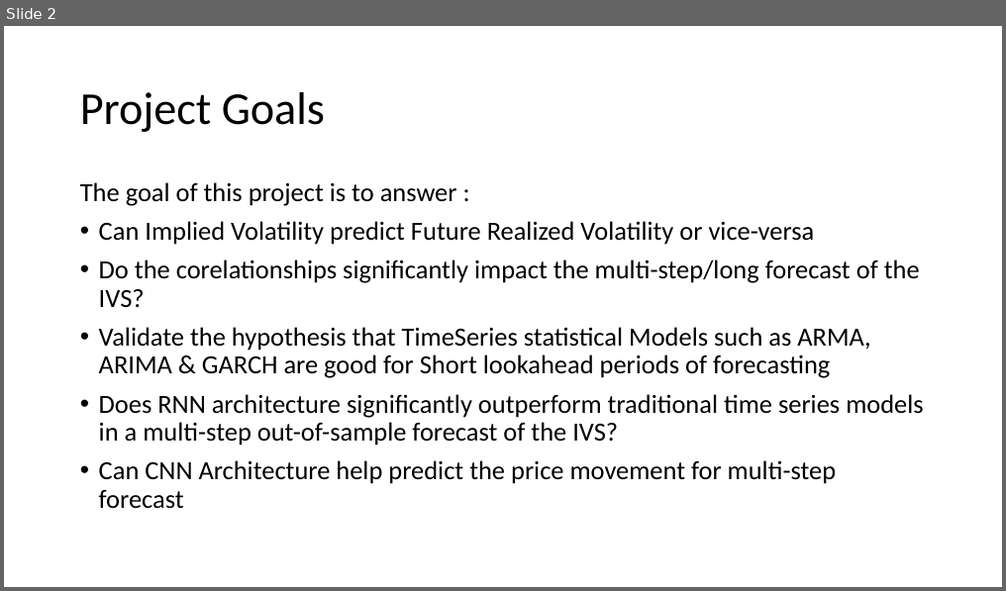
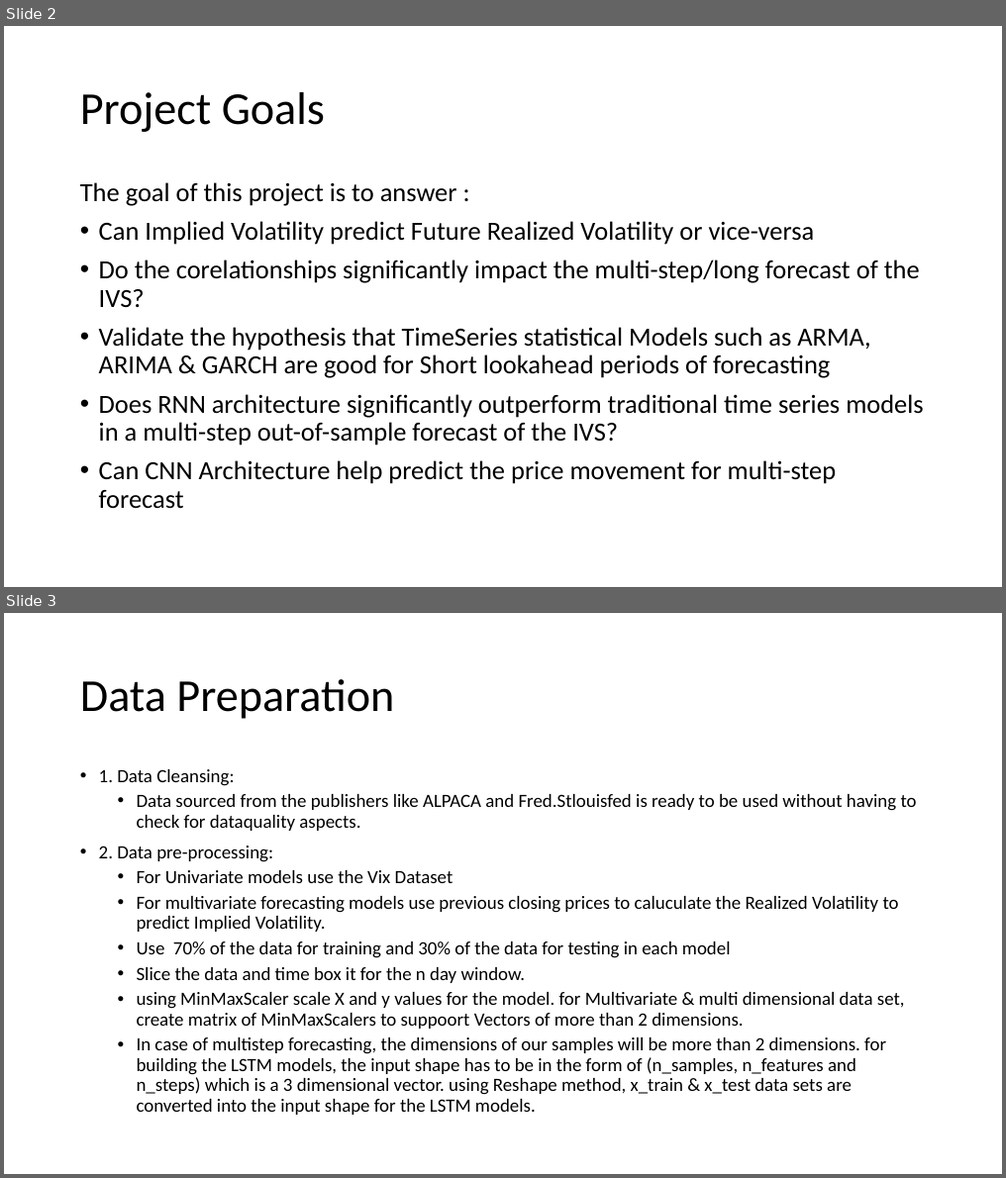
Before and after one commit to oluaju/vol_machine, a slide deck: presentation/project2_draft1.pptx. Shown one above the other, each under a label of ours: slide 2 before the commit, slides 2 and 3 after it. The pictures are 1006x591 and 1006x1178 pixels, drawn with LibreOffice and Linux fonts; fonts in the diff are those of the drawing. Boxes give left, top, right and bottom in pixels: in the first picture for what was removed or moved away, otherwise in the second. Text is boxed around its words. In the diff, an @@ line names an element or a change of style, - is before the commit and + after.

Commit message:
updated slides with model results

```diff
--- a/presentation/project2_draft1.pptx
+++ b/presentation/project2_draft1.pptx
@@ slide 3 added at box(4, 613, 1002, 1174), background #FFFFFF @@
@@ title added at box(80, 679, 394, 719), 44 pt, text #000000 @@
+Data Preparation
@@ text added at box(99, 769, 917, 1115), 18 pt, text #000000 @@
+• 1. Data Cleansing:
+  • Data sourced from the publishers like ALPACA and Fred.Stlouisfed is ready to be used without having to check for dataquality aspects.
+• 2. Data pre-processing:
+  • For Univariate models use the Vix Dataset
+  • For multivariate forecasting models use previous closing prices to caluculate the Realized Volatility to predict Implied Volatility.
+  • Use 70% of the data for training and 30% of the data for testing in each model
+  • Slice the data and time box it for the n day window.
+  • using MinMaxScaler scale X and y values for the model. for Multivariate & multi dimensional data set, create matrix of MinMaxScalers to suppoort Vectors of more than 2 dimensions.
+  • In case of multistep forecasting, the dimensions of our samples will be more than 2 dimensions. for building the LSTM models, the input shape has to be in the form of (n_samples, n_features and n_steps) which is a 3 dimensional vector. using Reshape method, x_train & x_test data sets are converted into the input shape for the LSTM models.
```
Also in this commit, not shown: 1 other slide added, 1 slide removed.
